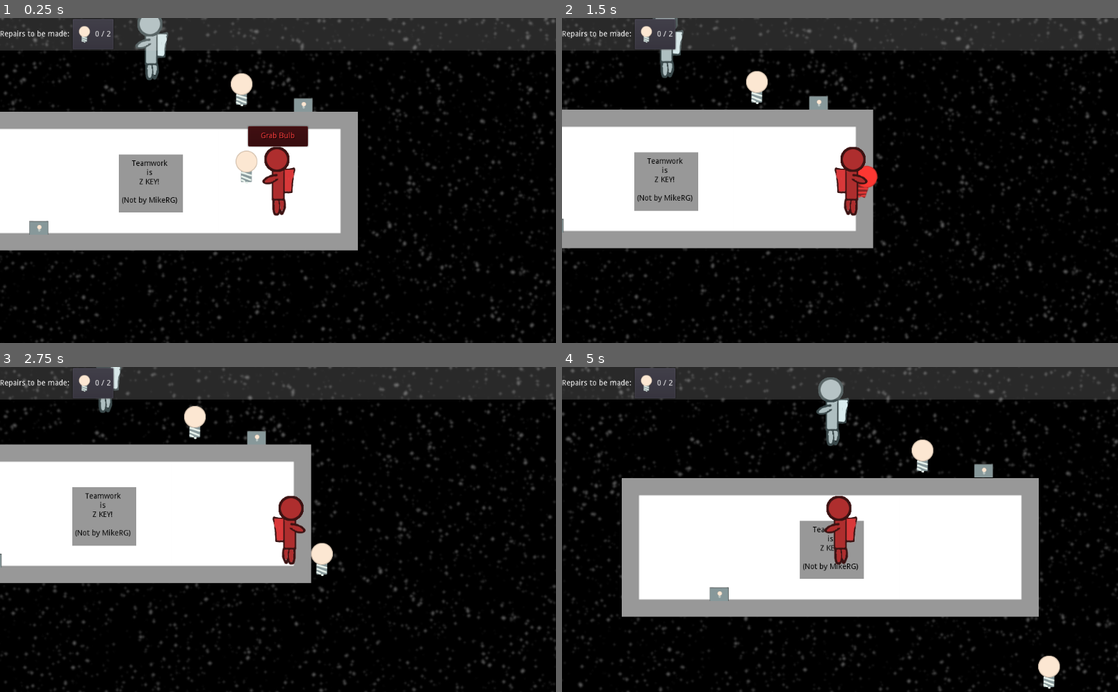
Above: before the commit, frames 1-4 (two rows, left to right).
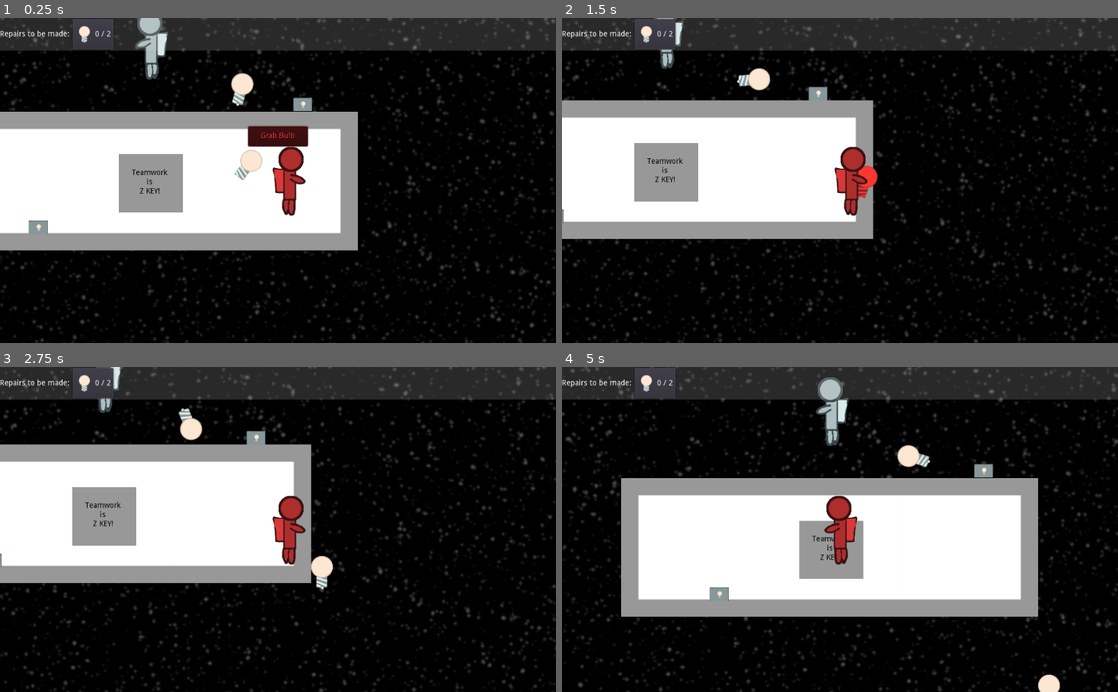
Above: after the commit, the same moments.

Repository: thecyberwraith/cb-gamejam-2021
Game: Godot game, scene res://Levels/Level3/Level3.tscn
Two runs of this game, one before a commit and one after it. Both use one fixed random seed, a clock stepped at 60 frames per second and the inputs below. This scene is started directly instead of the project's main scene.
Inputs:
- Up to frame 1 (0.25 s): no input
- Up to frame 2 (1.5 s): hold Right (ui_right) 0.53-1.28 s; tap Space (ui_select) at 0.77 s; hold Down (ui_down) from 1.28 s (still down)
- Up to frame 3 (2.75 s): tap Space (ui_select) at 1.52 s; release Down (ui_down) at 2.03 s; hold Right (ui_right) from 2.03 s (still down)
- Up to frame 4 (5 s): release Right (ui_right) at 2.78 s; hold Up (ui_up) 2.78-3.53 s; tap Space (ui_select) at 3.02, 3.77, 4.52 s; hold Left (ui_left) from 3.53 s (still down)

The runs differ from the first frame. In frame 1, 1.8% of the frame differs, in the area x 5-57%, y 0-67%; in frame 2, 10%, in the area x 0-100%, y 0-100%; in frame 3, 1.0%; in frame 4, 1.4%.

Commit message:
Final touches that I hope export well.

Diff:
--- a/Levels/Level3/Level3.tscn
+++ b/Levels/Level3/Level3.tscn
@@ -19,16 +19,14 @@
 texture = ExtResource( 3 )
 
 [node name="Label" type="Label" parent="TileMap"]
-margin_left = 77.3902
-margin_top = 88.6113
-margin_right = 180.39
-margin_bottom = 170.611
+margin_left = 78.3902
+margin_top = 105.611
+margin_right = 181.39
+margin_bottom = 187.611
 custom_colors/font_color = Color( 0, 0, 0, 1 )
 text = "Teamwork
 is
-Z KEY!
-
-(Not by MikeRG)"
+Z KEY!"
 align = 1
 __meta__ = {
 "_edit_use_anchors_": false
@@ -46,9 +44,13 @@
 
 [node name="Bulb" parent="." instance=ExtResource( 5 )]
 position = Vector2( 305.336, 102.298 )
+linear_velocity = Vector2( 20, -15 )
+angular_velocity = 3.0
 
 [node name="Bulb2" parent="." instance=ExtResource( 5 )]
 position = Vector2( 296.841, -41.1718 )
+linear_velocity = Vector2( -3, 1 )
+angular_velocity = 1.0
 
 [node name="BulbBase" parent="." instance=ExtResource( 4 )]
 position = Vector2( 410.578, -0.112793 )
--- a/Levels/Level7/Level7.tscn
+++ b/Levels/Level7/Level7.tscn
@@ -32,26 +32,36 @@
 "bulbs",
 ] instance=ExtResource( 1 )]
 position = Vector2( 143.853, 109.191 )
+linear_velocity = Vector2( 3, 4 )
+angular_velocity = 2.0
 
 [node name="Bulb2" parent="." groups=[
 "bulbs",
 ] instance=ExtResource( 1 )]
 position = Vector2( -7.17625, 387.465 )
+linear_velocity = Vector2( 3, 4 )
+angular_velocity = 2.0
 
 [node name="Bulb3" parent="." groups=[
 "bulbs",
 ] instance=ExtResource( 1 )]
 position = Vector2( 129.583, -116.759 )
+linear_velocity = Vector2( 3, 4 )
+angular_velocity = 2.0
 
 [node name="Bulb4" parent="." groups=[
 "bulbs",
 ] instance=ExtResource( 1 )]
 position = Vector2( 395.377, 121.833 )
+linear_velocity = Vector2( 3, 4 )
+angular_velocity = 2.0
 
 [node name="Bulb5" parent="." groups=[
 "bulbs",
 ] instance=ExtResource( 1 )]
 position = Vector2( 4.12756, 134.914 )
+linear_velocity = Vector2( 3, 4 )
+angular_velocity = 2.0
 
 [node name="TimedBulbBase" parent="." groups=[
 "bases",
--- a/Levels/Level8/Level8.tscn
+++ b/Levels/Level8/Level8.tscn
@@ -57,20 +57,32 @@
 
 [node name="Bulb2" parent="." instance=ExtResource( 1 )]
 position = Vector2( 132.451, 118.981 )
+linear_velocity = Vector2( -3, -10 )
+angular_velocity = -3.0
 
 [node name="Bulb3" parent="." instance=ExtResource( 1 )]
 position = Vector2( -136.94, -148.165 )
+linear_velocity = Vector2( -3, -10 )
+angular_velocity = -3.0
 
 [node name="Bulb4" parent="." instance=ExtResource( 1 )]
 position = Vector2( 188.573, -139.185 )
+linear_velocity = Vector2( -3, -10 )
+angular_velocity = -3.0
 
 [node name="Bulb5" parent="." instance=ExtResource( 1 )]
 position = Vector2( -408.576, -170.614 )
+linear_velocity = Vector2( -3, -10 )
+angular_velocity = -3.0
 
 [node name="Bulb6" parent="." instance=ExtResource( 1 )]
 position = Vector2( -392.862, 101.022 )
+linear_velocity = Vector2( -3, -10 )
+angular_velocity = -3.0
 
 [node name="Bulb7" parent="." instance=ExtResource( 1 )]
 position = Vector2( -179.594, 118.981 )
+linear_velocity = Vector2( -3, -10 )
+angular_velocity = -3.0
 
 [node name="LevelCore" parent="." instance=ExtResource( 2 )]
Not shown, changed: Audio/sigh.wav
